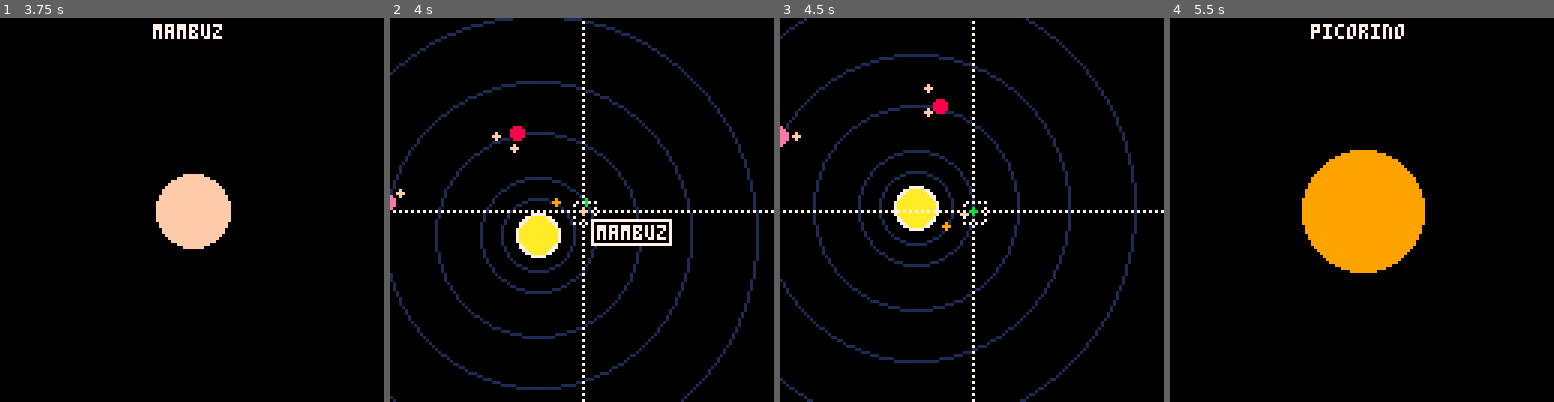
Above: before the commit, frames 1-4 (left to right).
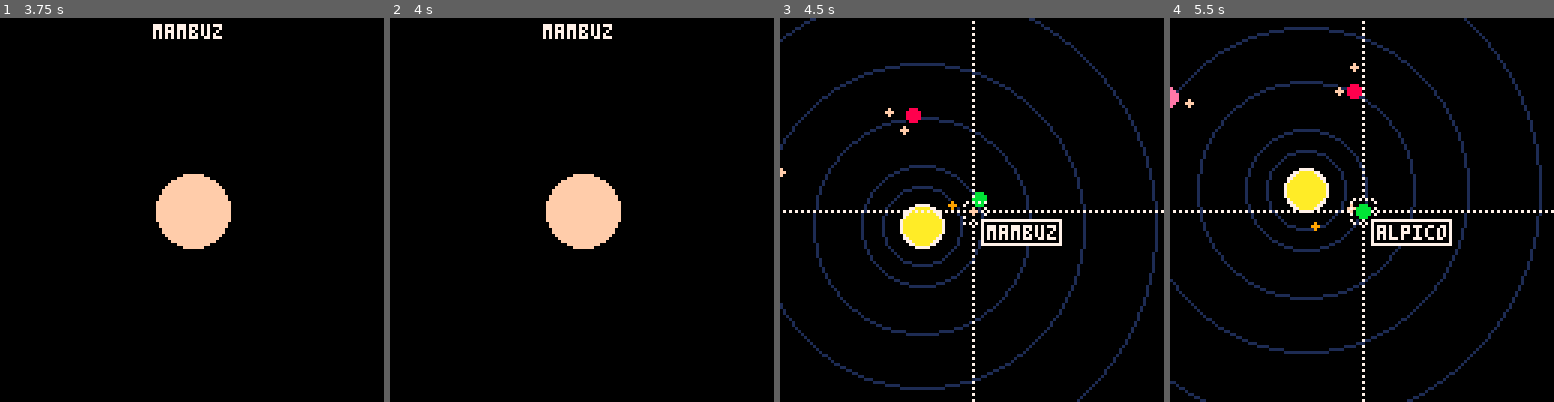
Above: after the commit, the same moments.

Repository: bigbozo/pico-rocket
Game: PICO-8 cartridge rocket.p8
Two runs of this game, one before a commit and one after it. Both use one fixed random seed, a clock stepped at 60 frames per second and the inputs below.
Inputs:
- Up to frame 1 (3.75 s): tap O (Z key) at 0.7, 1.7, 2.1, 2.5, 2.9, 3.3, 3.7 s; hold Right 1.6-2.1 s; hold Up 2.15-2.42 s; hold Right 2.47-3.03 s; hold Left 3.08-3.58 s; hold Down from 3.63 s (still down)
- Up to frame 2 (4 s): release Down at 3.97 s
- Up to frame 3 (4.5 s): hold Right from 4.02 s (still down); tap O (Z key) at 4.1 s
- Up to frame 4 (5.5 s): tap O (Z key) at 4.5, 4.9, 5.3 s; release Right at 4.68 s; hold Up 4.73-5.03 s; hold Left from 5.08 s (still down)

Frame 1 is identical in both runs. In frame 2, 10% of the frame differs, in the area x 0-100%, y 0-100%; in frame 3, 11%; in frame 4, 14%.

Commit message:
Mapped X-Button to get back to planets-scene

Diff:
--- a/scenes/planet.lua
+++ b/scenes/planet.lua
@@ -12,7 +12,7 @@
   end,
 
   handle= function()
-    if btn(3) then
+    if btnp(4) then
       CurrentScene = PlanetsScene
     end
   end,
